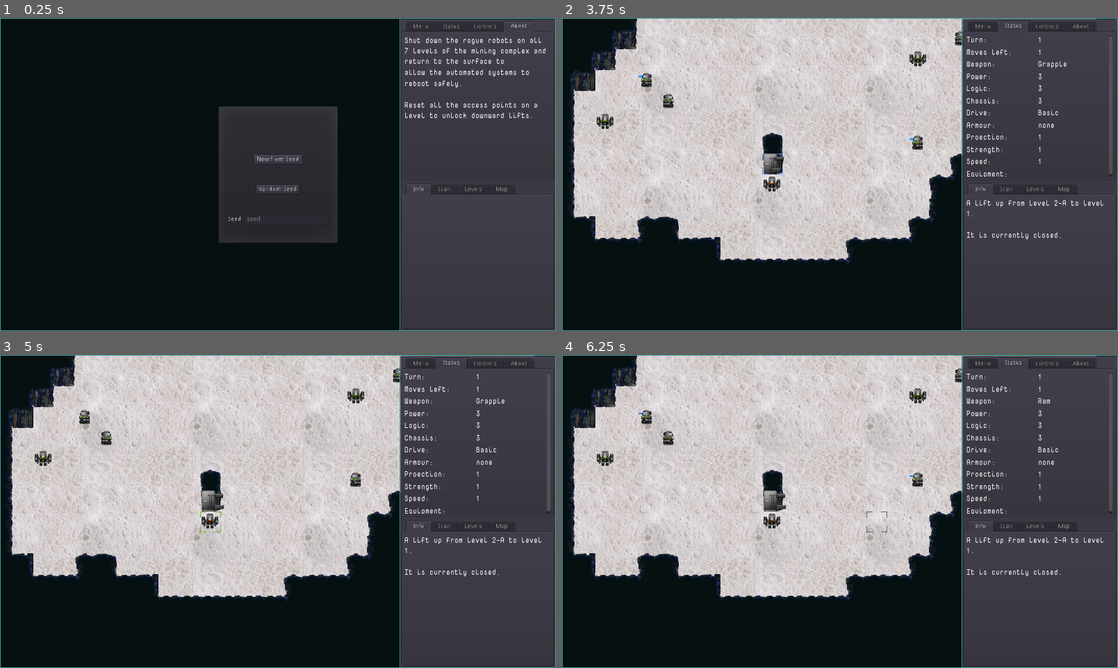
Above: before the commit, frames 1-4 (two rows, left to right).
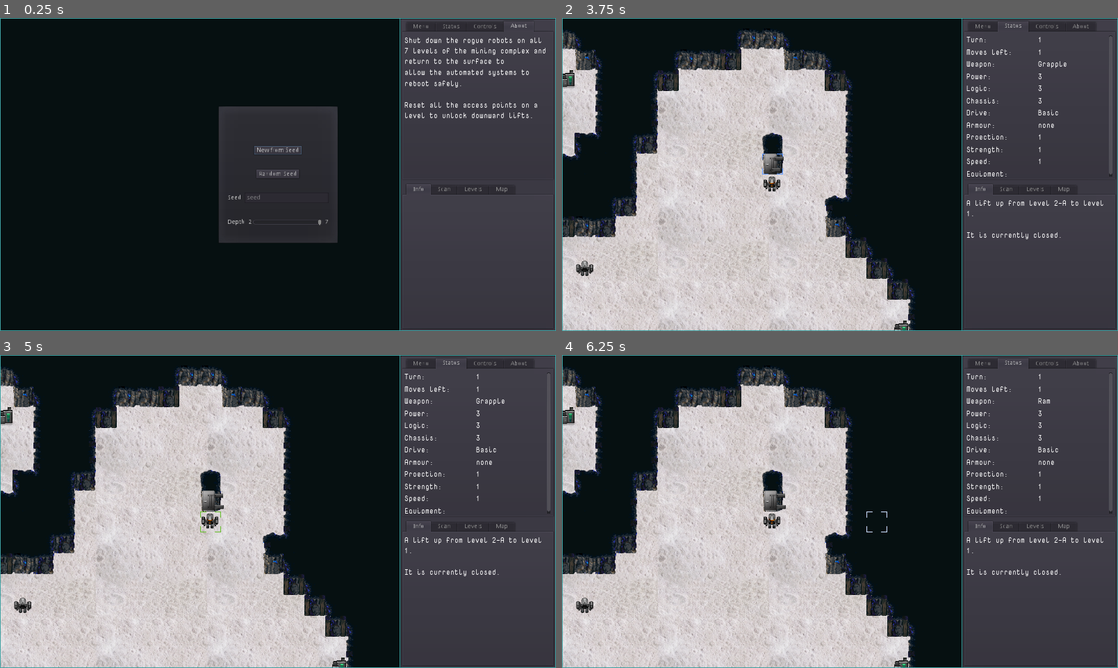
Above: after the commit, the same moments.

Repository: sarrowsmith/quasidroid
Game: Godot game, scene res://Main.tscn
Two runs of this game, one before a commit and one after it. Both use one fixed random seed, a clock stepped at 60 frames per second and the inputs below.
Inputs (mouse positions are in pixels of both pictures, inside the frame that each line leads up to):
- Up to frame 1 (0.25 s): no input
- Up to frame 2 (3.75 s): click "New from Seed" at 0.5 s; tap Enter at 1.25 s; move the mouse to (962, 158) at 1.27 s; tap R at 1.35 s; click (962, 158) at 1.42 s; tap Delete (map_reset) at 2, 3.5 s; move the mouse to (728, 190) at 2.02 s; hold S 2.03-2.78 s; tap Q at 2.1 s; tap Backspace (cursor_reset) at 2.75 s; move the mouse to (895, 105) at 2.77 s; tap U at 2.85 s; move the mouse to (812, 237) at 3.52 s; tap O at 3.6 s; click (812, 237) at 3.67 s
- Up to frame 3 (5 s): move the mouse to (444, 558) at 4.27 s; hold S from 4.28 s (still down); tap P at 4.35 s
- Up to frame 4 (6.25 s): keep holding S; tap Backspace (cursor_reset) at 5 s; move the mouse to (673, 464) at 5.02 s; tap Z at 5.1 s; tap Delete (map_reset) at 5.75 s; move the mouse to (867, 511) at 5.77 s; tap R at 5.85 s; click (867, 511) at 5.92 s

The runs differ from the first frame. In frame 1, 0.5% of the frame differs, in the area x 41-59%, y 40-67%; in frame 2, 47%, in the area x 0-97%, y 0-100%; in frame 3, 47%; in frame 4, 47%.

Commit message:
User-controlled size somewhat mitigates lack of save (you can choose to have a small game)

Diff:
--- a/Main.gd
+++ b/Main.gd
@@ -26,9 +26,11 @@
 
 
 # TODO: need to instantiate Player here, taking care with render order
-func new():
+func new(depth=0):
 	$Start.set_visible(false)
 	world.set_visible(true)
+	if depth:
+		world.world_depth = depth
 	seed(game_seed)
 	$View.find_node("Seed").set_value(game_seed)
 	change_level(world.create(player))
@@ -160,7 +162,8 @@
 func _on_New_pressed():
 	var seed_text = $Start.find_node("Seed").text
 	game_seed = seed_text.to_int() if seed_text.is_valid_integer() else seed_text.hash()
-	new()
+	var depth = $Start.find_node("Depth").value
+	new(depth)
 
 
 func _on_Random_pressed():
--- a/Main.tscn
+++ b/Main.tscn
@@ -530,42 +530,49 @@
 }
 
 [node name="CenterContainer" parent="Start/VBoxContainer" instance=ExtResource( 6 )]
+margin_bottom = 51.0
 
 [node name="Button" parent="Start/VBoxContainer/CenterContainer" index="0"]
 visible = false
 margin_left = 84.0
+margin_top = 15.0
 margin_right = 148.0
+margin_bottom = 35.0
 text = "Resume"
 
 [node name="CenterContainer2" parent="Start/VBoxContainer" instance=ExtResource( 6 )]
-margin_top = 69.0
-margin_bottom = 134.0
+margin_top = 55.0
+margin_bottom = 106.0
 
 [node name="Button" parent="Start/VBoxContainer/CenterContainer2" index="0"]
 margin_left = 61.0
+margin_top = 15.0
 margin_right = 170.0
+margin_bottom = 35.0
 text = "New from Seed"
 
 [node name="CenterContainer3" parent="Start/VBoxContainer" instance=ExtResource( 6 )]
-margin_top = 138.0
-margin_bottom = 203.0
+margin_top = 110.0
+margin_bottom = 161.0
 
 [node name="Button" parent="Start/VBoxContainer/CenterContainer3" index="0"]
 margin_left = 66.0
+margin_top = 15.0
 margin_right = 165.0
+margin_bottom = 35.0
 text = "Random Seed"
 
 [node name="MarginContainer" type="MarginContainer" parent="Start/VBoxContainer"]
-margin_top = 207.0
+margin_top = 165.0
 margin_right = 232.0
-margin_bottom = 272.0
+margin_bottom = 216.0
 size_flags_horizontal = 3
 size_flags_vertical = 3
 
 [node name="HBoxContainer" type="HBoxContainer" parent="Start/VBoxContainer/MarginContainer"]
-margin_top = 20.0
+margin_top = 13.0
 margin_right = 232.0
-margin_bottom = 44.0
+margin_bottom = 37.0
 grow_horizontal = 2
 grow_vertical = 2
 size_flags_horizontal = 3
@@ -584,6 +591,45 @@
 size_flags_horizontal = 3
 size_flags_vertical = 4
 placeholder_text = "seed"
+
+[node name="MarginContainer2" type="MarginContainer" parent="Start/VBoxContainer"]
+margin_top = 220.0
+margin_right = 232.0
+margin_bottom = 272.0
+size_flags_horizontal = 3
+size_flags_vertical = 3
+
+[node name="HBoxContainer" type="HBoxContainer" parent="Start/VBoxContainer/MarginContainer2"]
+margin_top = 18.0
+margin_right = 232.0
+margin_bottom = 34.0
+grow_horizontal = 2
+grow_vertical = 2
+size_flags_horizontal = 3
+size_flags_vertical = 4
+
+[node name="Label" type="Label" parent="Start/VBoxContainer/MarginContainer2/HBoxContainer"]
+margin_top = 1.0
+margin_right = 55.0
+margin_bottom = 15.0
+text = "Depth: 2"
+
+[node name="Depth" type="HSlider" parent="Start/VBoxContainer/MarginContainer2/HBoxContainer"]
+margin_left = 59.0
+margin_right = 220.0
+margin_bottom = 16.0
+size_flags_horizontal = 3
+size_flags_vertical = 4
+min_value = 2.0
+max_value = 7.0
+value = 7.0
+
+[node name="Label2" type="Label" parent="Start/VBoxContainer/MarginContainer2/HBoxContainer"]
+margin_left = 224.0
+margin_top = 1.0
+margin_right = 232.0
+margin_bottom = 15.0
+text = "7"
 
 [node name="Quit" type="ConfirmationDialog" parent="."]
 visible = true
